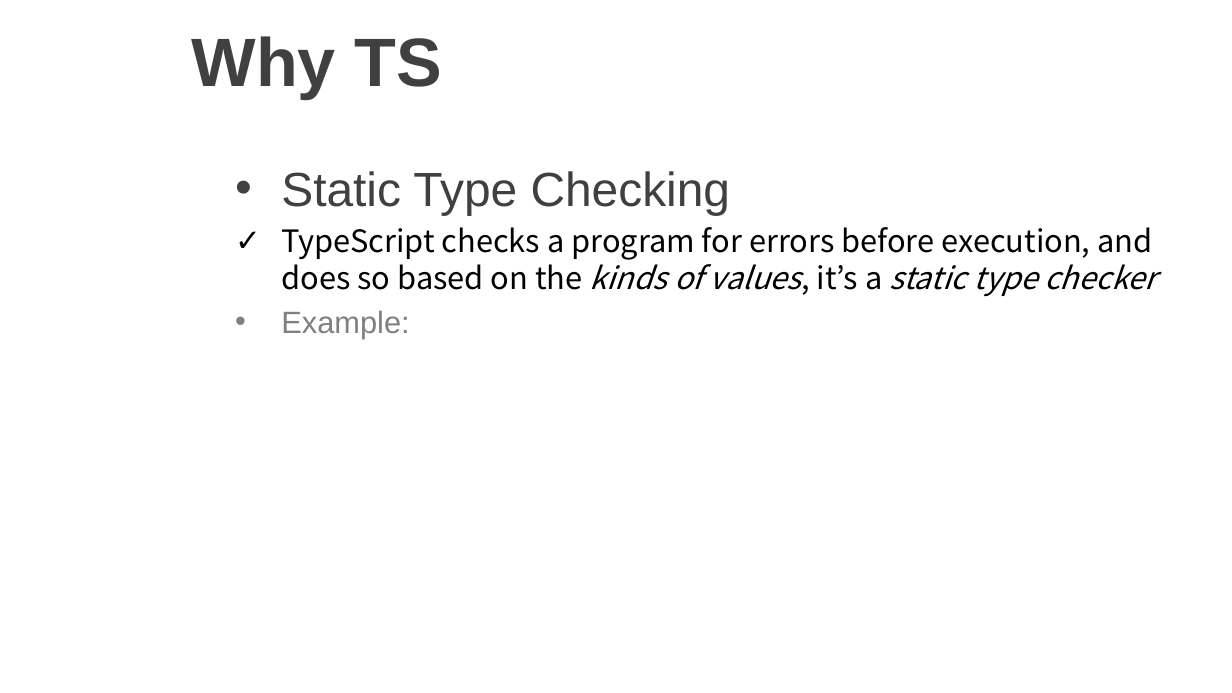
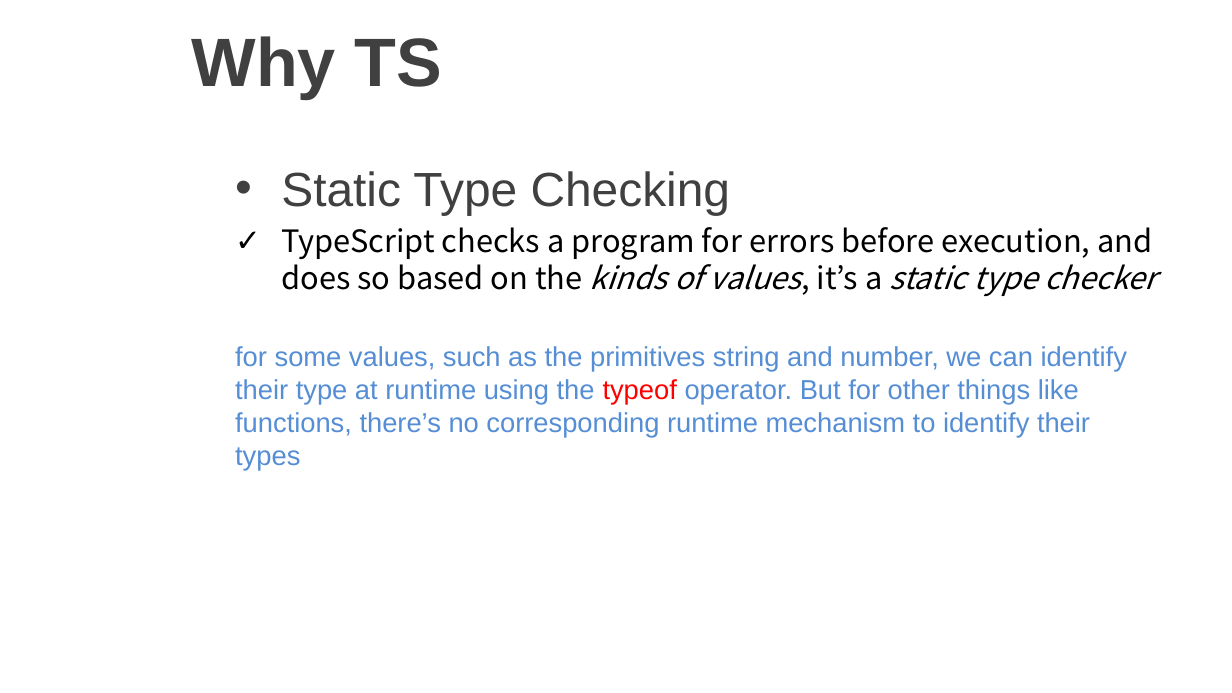
Before and after one commit to kingofday/ReactTS, a slide deck: slide 4 of docs/pres1.pptx (slide 2 before the commit). Drawn at 1232x693 pixels with LibreOffice and Linux fonts; fonts in the diff are those of the drawing; background and template pictures are left out. Boxes give left, top, right and bottom in pixels: in the first picture for what was removed or moved away, otherwise in the second. Text is boxed around its words. In the diff, an @@ line names an element or a change of style, - is before the commit and + after.

Commit message:
final

```diff
--- a/docs/pres1.pptx
+++ b/docs/pres1.pptx
@@ text at (x1=235, y1=346, x2=1127, y2=470): text changed; size 18 to 16 pt; text colour #808080 to #558ED5 @@
-• Example:
+for some values, such as the primitives string and number, we can identify their type at runtime using the typeof operator. But for other things like functions, there’s no corresponding runtime mechanism to identify their types
```
Also in this commit, not shown: 2 other slides changed, 20 slides added, 1 slide removed.
